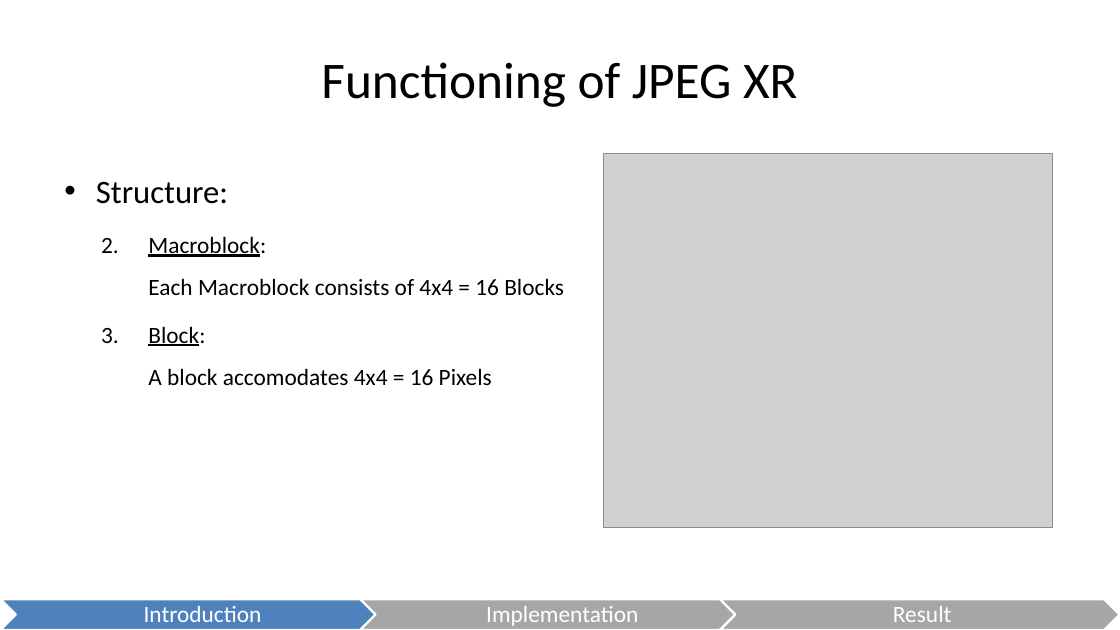
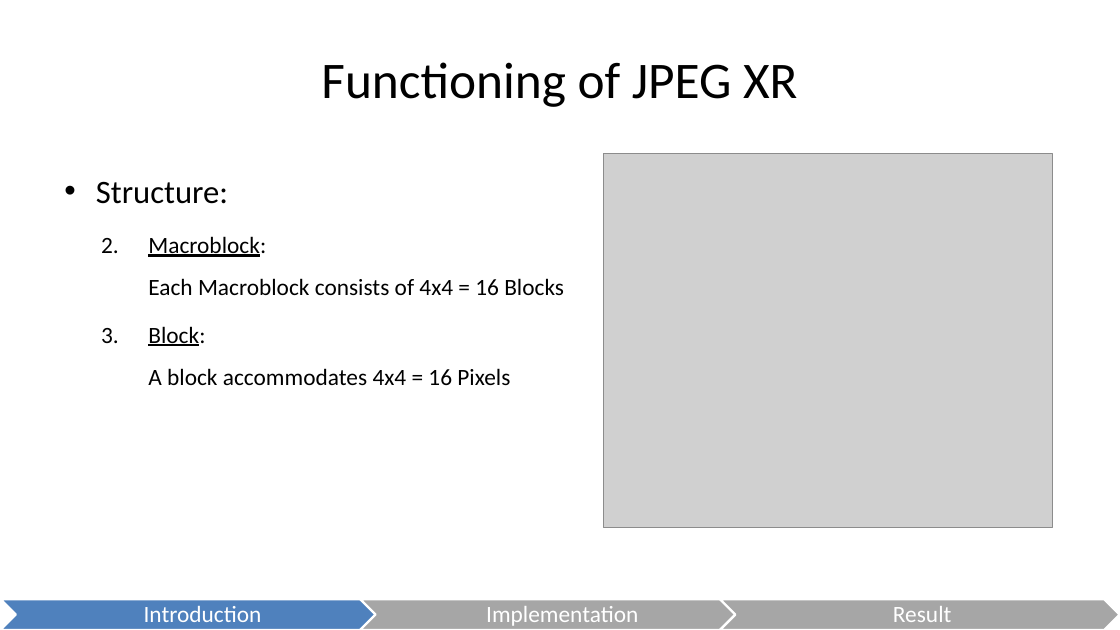
Before and after one commit to danielkocher/media_security_ps, a slide deck: slide 9 of JPEG XR.odp. Drawn at 1120x630 pixels with LibreOffice and Linux fonts; fonts in the diff are those of the drawing; grey boxes stand for pictures. Boxes give left, top, right and bottom in pixels: in the first picture for what was removed or moved away, otherwise in the second. Text is boxed around its words. In the diff, an @@ line names an element or a change of style, - is before the commit and + after.

```diff
--- a/JPEG XR.odp
+++ b/JPEG XR.odp
@@ text at bbox=[148, 326, 510, 385]: text changed @@
-  3. Block:
-     A block accomodates 4x4 = 16 Pixels
+  3. Block:
+     A block accommodates 4x4 = 16 Pixels
```
Also in this commit, not shown: 5 other slides changed, 6 slides added.
